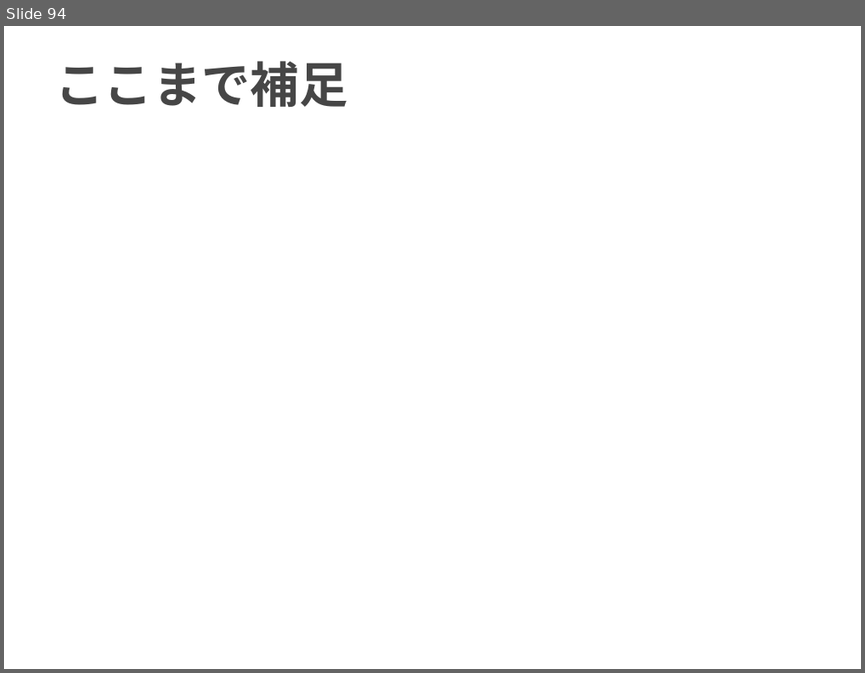
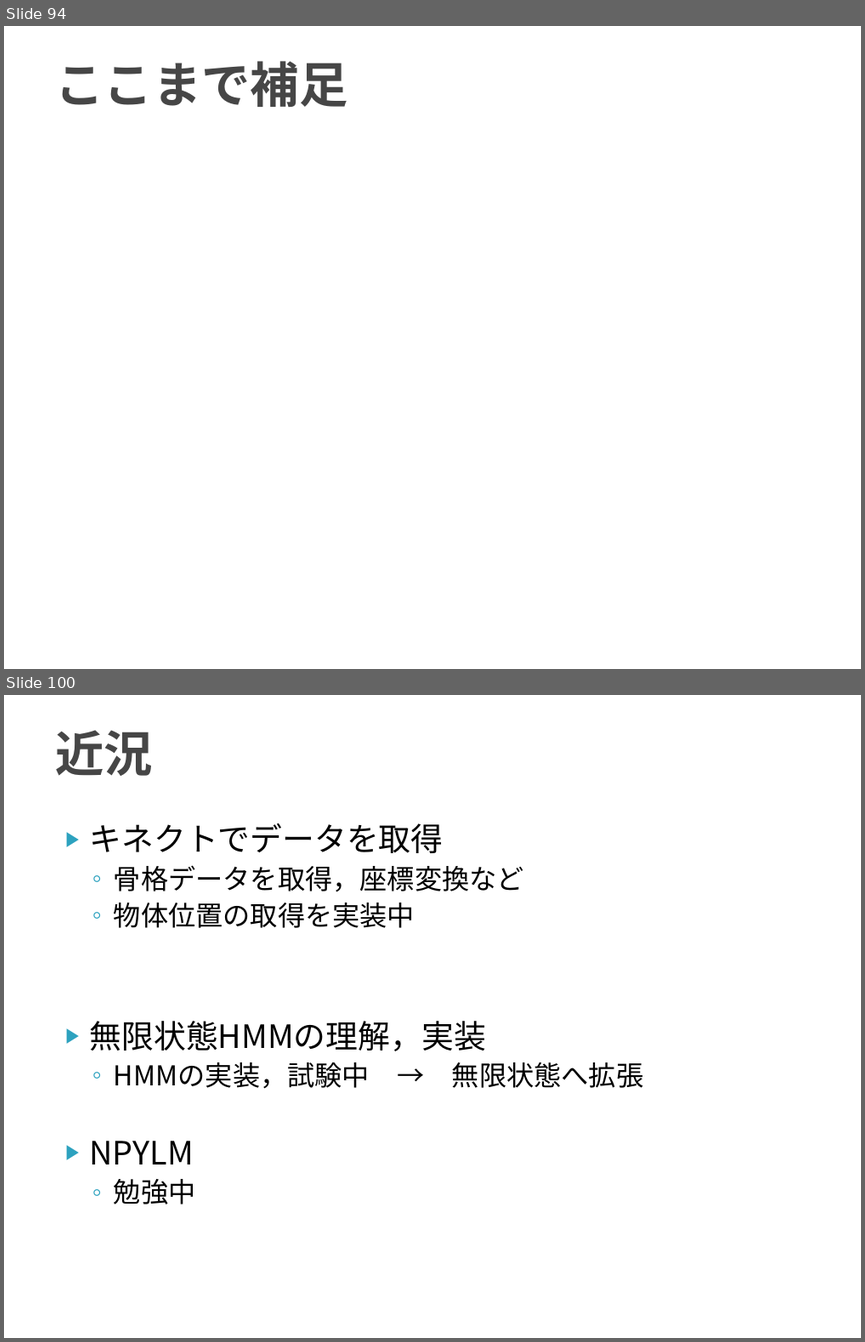
Before and after one commit to TetsuyaKomota/GitforEclipseTest, a slide deck: IntentionLearning_v3/slide/discussion2016.pptx. Shown one above the other, each under a label of ours: slide 94 before the commit, slides 94 and 100 after it; the slides between them are not shown. The pictures are 865x673 and 865x1342 pixels, drawn with LibreOffice and Linux fonts; fonts in the diff are those of the drawing. Boxes give left, top, right and bottom in pixels: in the first picture for what was removed or moved away, otherwise in the second. Text is boxed around its words. In the diff, an @@ line names an element or a change of style, - is before the commit and + after.

```diff
--- a/IntentionLearning_v3/slide/discussion2016.pptx
+++ b/IntentionLearning_v3/slide/discussion2016.pptx
@@ slide 100 added at [4, 695, 861, 1338], background #FFFFFF @@
@@ title added at [55, 730, 153, 776], 41 pt, text #464646, bold @@
+近況
@@ text added at [90, 823, 643, 1089], 23 pt, text #000000 @@
+▶ キネクトでデータを取得
+  ◦ 骨格データを取得，座標変換など
+  ◦ 物体位置の取得を実装中
+▶ 無限状態HMMの理解，実装
+  ◦ HMMの実装，試験中 → 無限状態へ拡張
+▶ NPYLM
+  ◦ 勉強中
```
Also in this commit, not shown: 4 slides changed, 5 other slides added.
